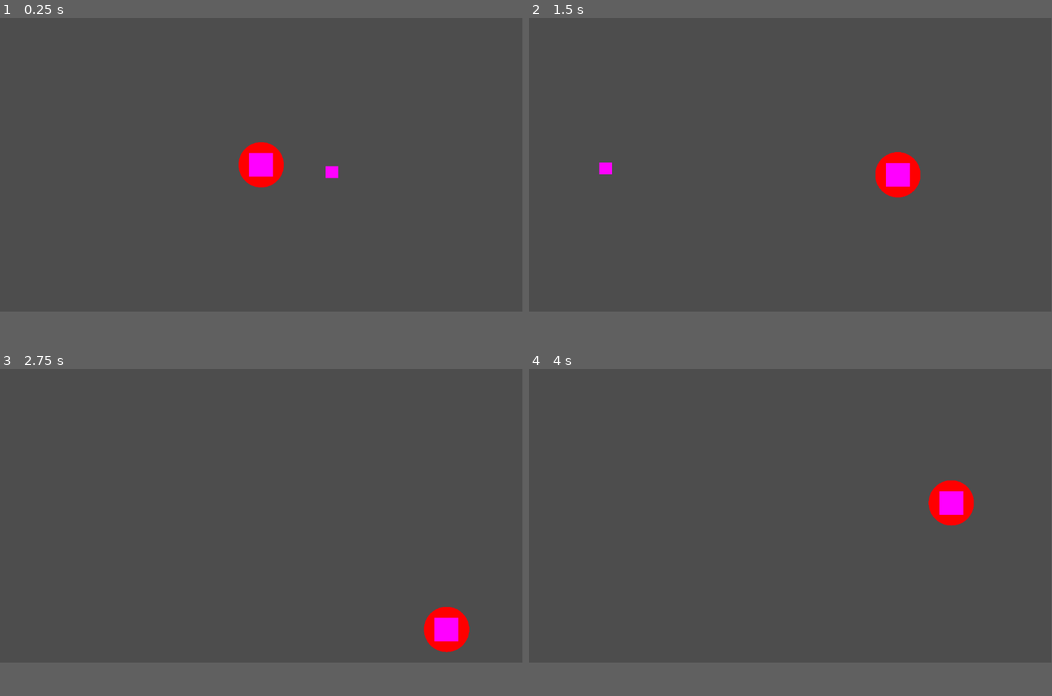
Above: before the commit, frames 1-4 (two rows, left to right).
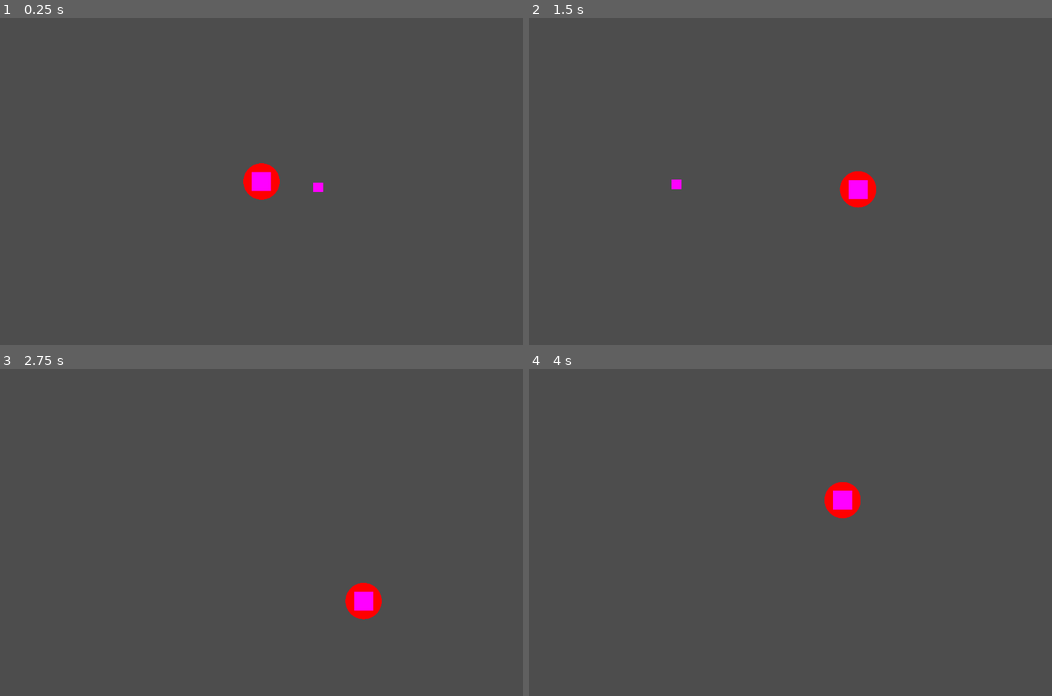
Above: after the commit, the same moments.

Repository: blopit/Survivors
Game: Godot game, scene res://Source/Scenes/Prototyping.tscn
Same seed, same stepped clock (60 frames per second), same inputs: the game is played once before the commit and once after it.
Inputs:
- Up to frame 1 (0.25 s): no input
- Up to frame 2 (1.5 s): tap Enter at 0.5 s; hold Right (ui_right) 0.53-1.28 s; hold Down (ui_down) from 1.28 s (still down)
- Up to frame 3 (2.75 s): release Down (ui_down) at 2.03 s; hold Right (ui_right) from 2.03 s (still down)
- Up to frame 4 (4 s): release Right (ui_right) at 2.78 s; hold Up (ui_up) 2.78-3.53 s; hold Left (ui_left) from 3.53 s (still down)
In our replay, the window is 799x449 before the commit and 800x500 after it. These sizes can differ from the game's own. Grey fills any space a smaller window leaves; there, only what the larger window draws over its background counts as a difference.

The runs differ from the first frame. In frame 1, 1.2% of the frame differs, in the area x 45-65%, y 38-56%; in frame 2, 1.7%, in the area x 13-75%, y 41-58%; in frame 3, 1.6%; in frame 4, 1.6%.

Commit message:
temporary friction

Diff:
--- a/Survivors/Source/Prefabs/Units/Player.gd
+++ b/Survivors/Source/Prefabs/Units/Player.gd
@@ -20,6 +20,12 @@
 	#move_and_collide(velocity)
 	apply_force(velocity)
 
+	var speed = linear_velocity.length()
+	if speed > friction:
+		apply_force(linear_velocity.normalized() * -friction)
+	else:
+		apply_force(linear_velocity.normalized() * -speed)
+
 
 
 func add_motion(impulse:Vector2):
--- a/Survivors/Source/Prefabs/Units/Player.tscn
+++ b/Survivors/Source/Prefabs/Units/Player.tscn
@@ -1,6 +1,10 @@
-[gd_scene load_steps=4 format=3 uid="uid://cagk5ec6vfvxo"]
+[gd_scene load_steps=5 format=3 uid="uid://cagk5ec6vfvxo"]
 
 [ext_resource type="Script" path="res://Source/Prefabs/Units/Player.gd" id="1_xixph"]
+
+[sub_resource type="PhysicsMaterial" id="PhysicsMaterial_5vpx0"]
+rough = true
+bounce = 0.2
 
 [sub_resource type="PlaceholderTexture2D" id="PlaceholderTexture2D_ko5yu"]
 
@@ -8,6 +12,7 @@
 radius = 23.0868
 
 [node name="Player" type="RigidBody2D"]
+physics_material_override = SubResource("PhysicsMaterial_5vpx0")
 gravity_scale = 0.0
 max_contacts_reported = 4
 contact_monitor = true
--- a/Survivors/project.godot
+++ b/Survivors/project.godot
@@ -15,6 +15,12 @@
 config/features=PackedStringArray("4.2", "Mobile")
 config/icon="res://icon.svg"
 
+[display]
+
+window/size/viewport_width=1440
+window/size/viewport_height=900
+window/size/initial_position_type=2
+
 [file_customization]
 
 folder_colors={
